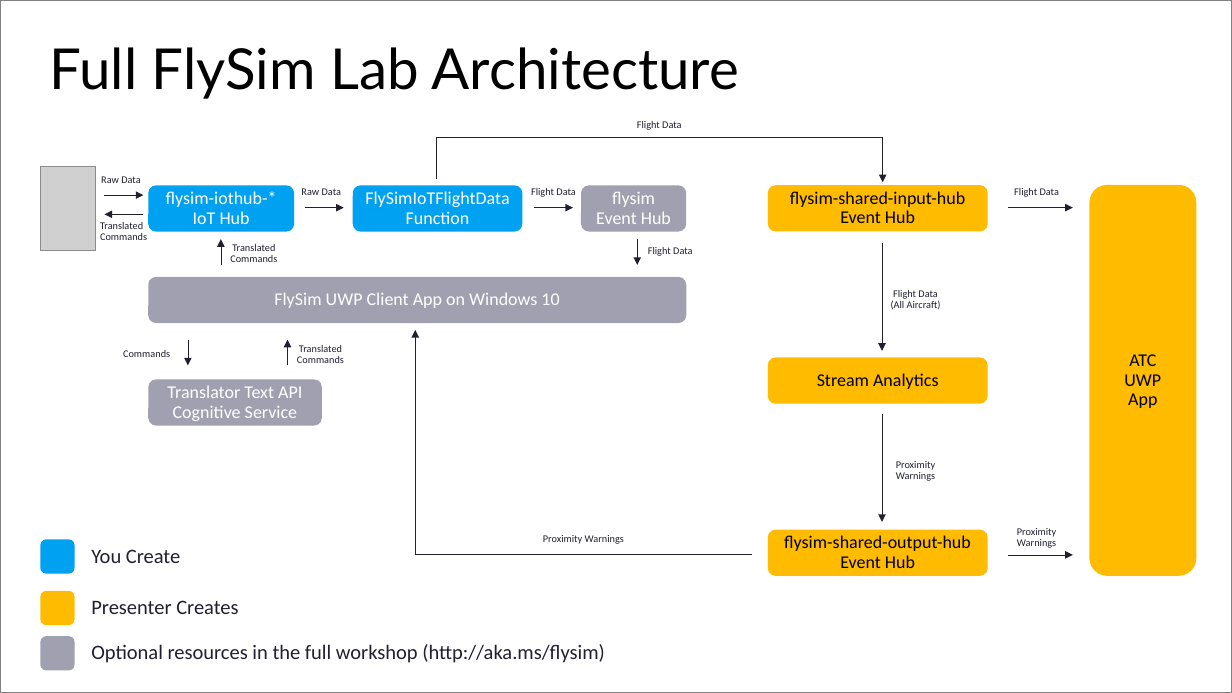
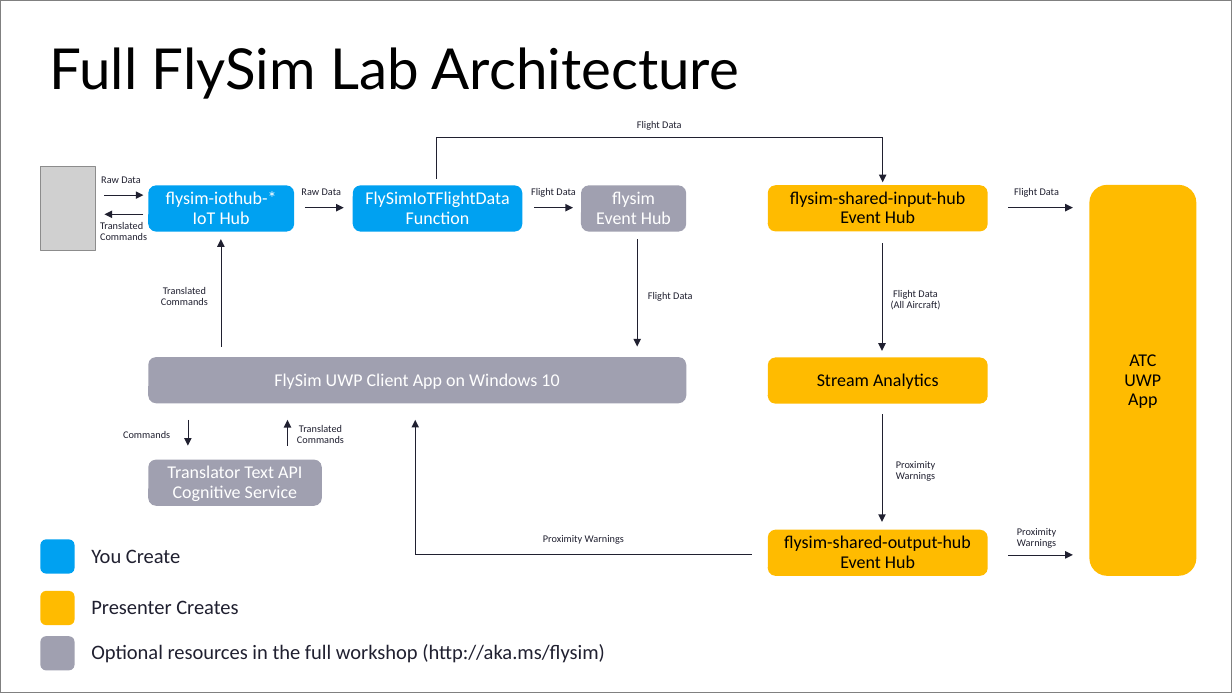
Before and after one commit to BretStateham/FlySimExpress, a slide deck: slide 8 of Slides/FlySimExpress.pptx (slide 6 before the commit). Drawn at 1232x693 pixels with LibreOffice and Linux fonts; fonts in the diff are those of the drawing; grey boxes stand for pictures. Boxes give left, top, right and bottom in pixels: in the first picture for what was removed or moved away, otherwise in the second. Text is boxed around its words. In the diff, an @@ line names an element or a change of style, - is before the commit and + after.

```diff
--- a/Slides/FlySimExpress.pptx
+++ b/Slides/FlySimExpress.pptx
@@ arrow moved from (221, 265) - (221, 239) to (221, 347) - (221, 239) @@
@@ arrow moved from (638, 239) - (638, 265) to (638, 239) - (638, 347) @@
@@ text "Translated Commands": place and size @@
-text "Translated Commands" at box(230, 244, 277, 262)
+text "Translated Commands" at box(161, 287, 208, 305)
@@ text "Flight Data": place and size @@
-text "Flight Data" at box(648, 247, 692, 256)
+text "Flight Data" at box(648, 292, 692, 301)
@@ 2 rounded rectangles, 2 texts, 2 arrows: place and size @@
-2 rounded rectangles, 2 texts, 2 arrows at box(123, 277, 686, 426)
+2 rounded rectangles, 2 texts, 2 arrows at box(123, 357, 686, 506)
@@ freeform shape: place and size @@
-freeform shape at box(415, 330, 751, 555)
+freeform shape at box(415, 420, 751, 555)
```
Also in this commit, not shown: 1 other slide changed, 3 slides added, 1 slide removed, 5 other files.
